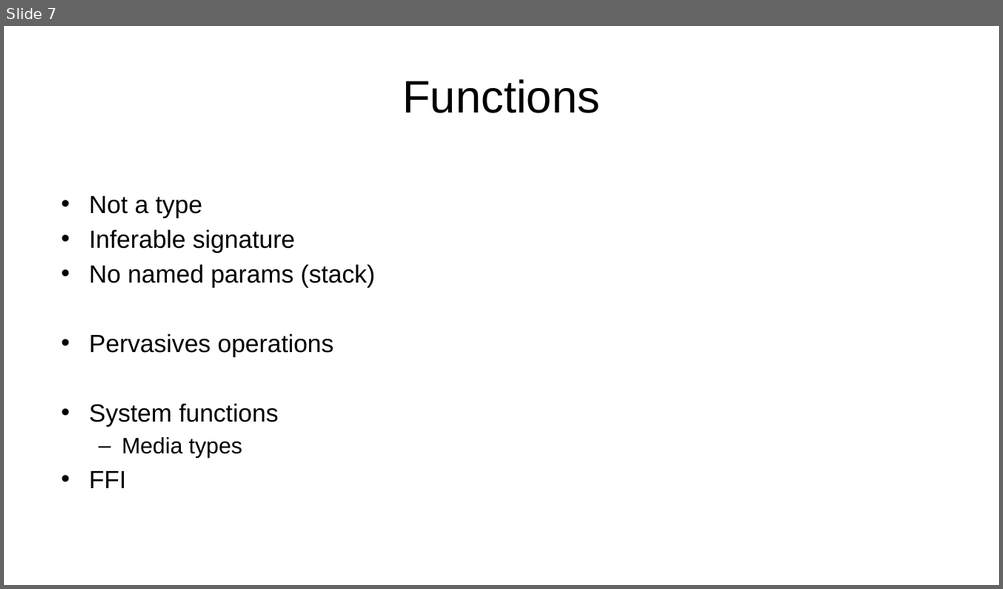
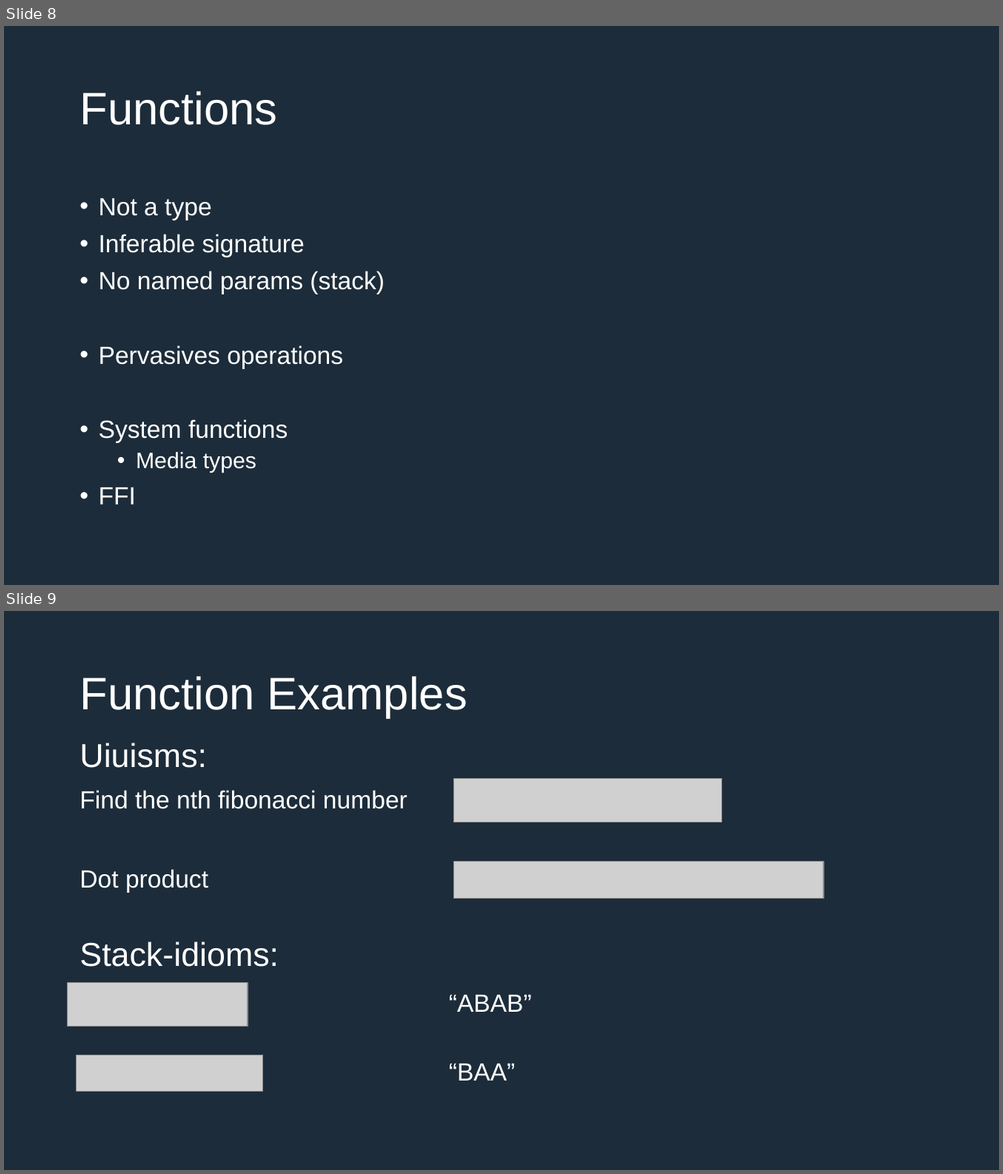
Before and after one commit to IEscher/PLM_uiua, a slide deck: documents/Presentation.pptx. Shown one above the other, each under a label of ours: slide 7 before the commit, slides 8 and 9 after it. The pictures are 1003x589 and 1003x1174 pixels, drawn with LibreOffice and Linux fonts; fonts in the diff are those of the drawing; grey boxes stand for pictures. Boxes give left, top, right and bottom in pixels: in the first picture for what was removed or moved away, otherwise in the second. Text is boxed around its words. In the diff, an @@ line names an element or a change of style, - is before the commit and + after.

```diff
--- a/documents/Presentation.pptx
+++ b/documents/Presentation.pptx
@@ slide 9 added at <box>4,611,999,1170</box>, background #1D2C3A @@
@@ title added at <box>79,676,467,718</box>, 44 pt, text #FFFFFF @@
+Function Examples
@@ text added at <box>79,743,207,768</box>, 32 pt, text #FFFFFF @@
+Uiuisms:
@@ picture added at <box>453,779,721,822</box> @@
@@ text added at <box>79,790,407,809</box>, 24 pt, text #FFFFFF @@
+Find the nth fibonacci number
@@ text added at <box>79,869,208,893</box>, 24 pt, text #FFFFFF @@
+Dot product
@@ picture added at <box>453,861,823,898</box> @@
@@ text added at <box>79,942,279,967</box>, 32 pt, text #FFFFFF @@
+Stack-idioms:
@@ picture added at <box>68,982,248,1026</box> @@
@@ text added at <box>449,995,532,1012</box>, 24 pt, text #FFFFFF @@
+“ABAB”
@@ picture added at <box>77,1055,263,1091</box> @@
@@ text added at <box>449,1064,515,1081</box>, 24 pt, text #FFFFFF @@
+“BAA”
@@ what was slide 7 is now slide 8 @@
@@ slide 8 changed as well @@
@@ background #FFFFFF to #1D2C3A @@
@@ title "Functions": place and size @@
-title "Functions" at <box>402,79,600,113</box>
+title "Functions" at <box>79,91,277,125</box>
@@ title "Functions" at <box>79,91,277,125</box>: text colour #000000 to #FFFFFF; alignment centre to left; line spacing 1 to 0.9 @@
@@ text "Not a type": place and size @@
-text "Not a type" at <box>89,196,375,488</box>
+text "Not a type" at <box>99,198,384,505</box>
@@ text "Not a type" at <box>99,198,384,505</box>: text colour #000000 to #FFFFFF; indent changed; line spacing 1 to 0.9; more space between paragraphs; bullet – to • @@
```
Also in this commit, not shown: 7 other slides changed, 1 other slide added, 1 other file.
